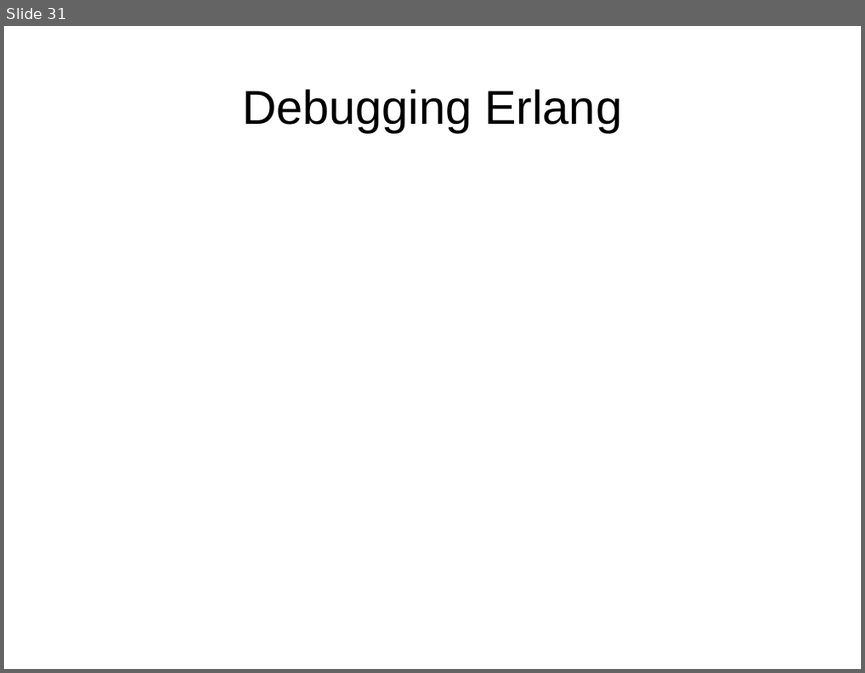
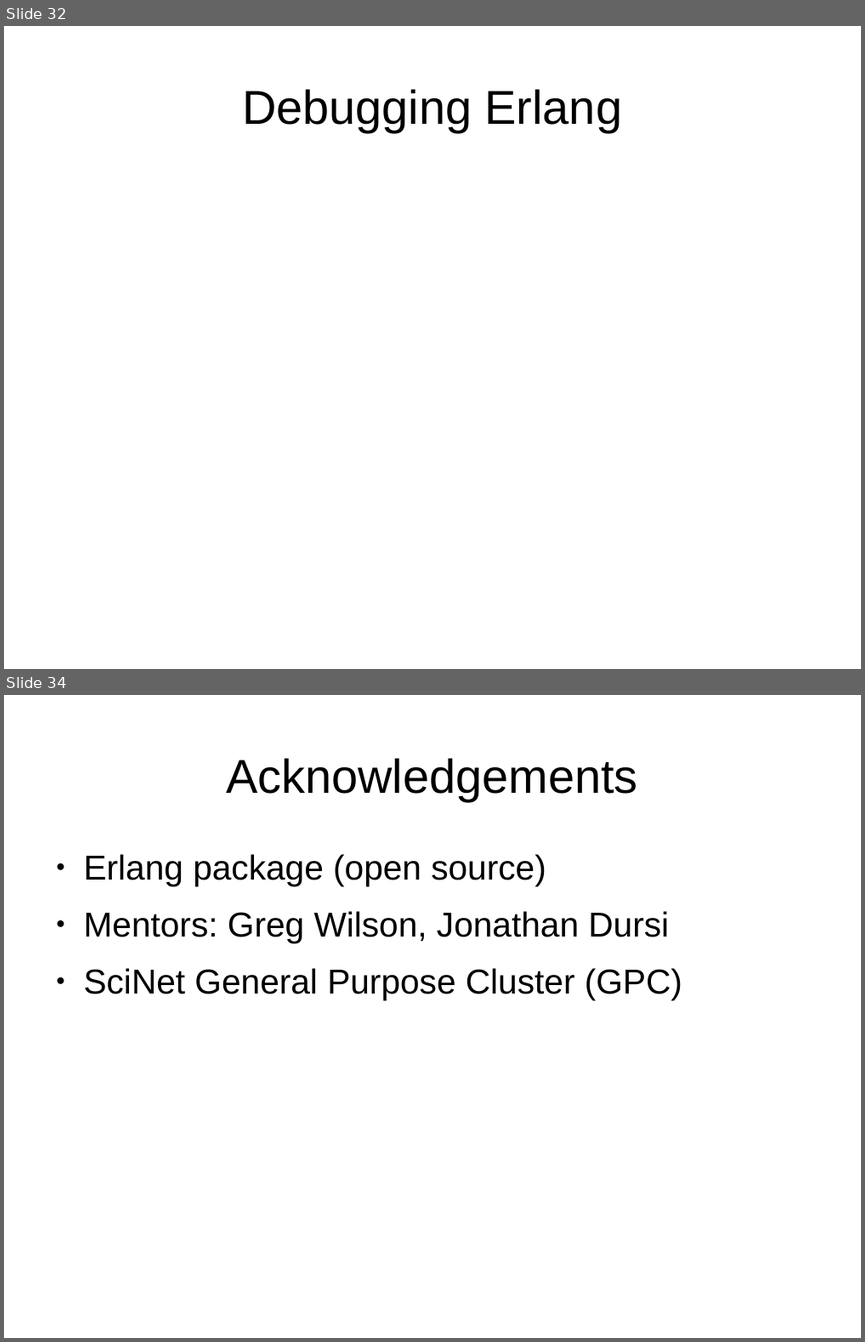
Before and after one commit to FractalDesigns/cowichan-1, a slide deck: miscellaneous/2010-12/slides.odp. Shown one above the other, each under a label of ours: slide 31 before the commit, slides 32 and 34 after it; the slides between them are not shown. The pictures are 865x673 and 865x1342 pixels, drawn with LibreOffice and Linux fonts; fonts in the diff are those of the drawing; background and template pictures are left out. Boxes give left, top, right and bottom in pixels: in the first picture for what was removed or moved away, otherwise in the second. Text is boxed around its words. In the diff, an @@ line names an element or a change of style, - is before the commit and + after.

```diff
--- a/miscellaneous/2010-12/slides.odp
+++ b/miscellaneous/2010-12/slides.odp
@@ slide 34 added at bbox=[4, 695, 861, 1338], background picture (left out) @@
@@ title added at bbox=[226, 758, 637, 801], 44 pt, text #000000 @@
+Acknowledgements
@@ text added at bbox=[84, 854, 682, 999], 32 pt, text #000000 @@
+● Erlang package (open source)
+● Mentors: Greg Wilson, Jonathan Dursi
+● SciNet General Purpose Cluster (GPC)
@@ what was slide 31 is now slide 32 @@
```
Also in this commit, not shown: 8 slides changed, 3 other slides added.
